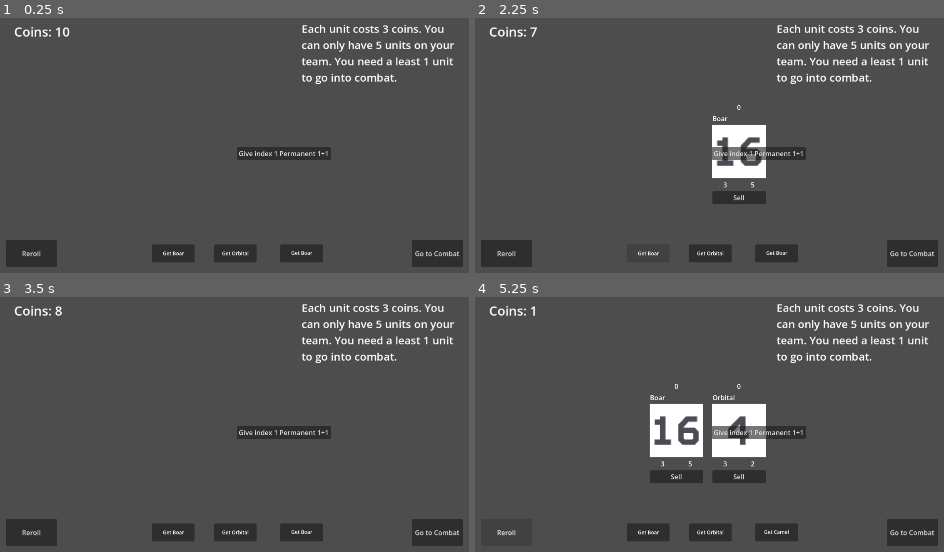
Above: before the commit, frames 1-4 (two rows, left to right).
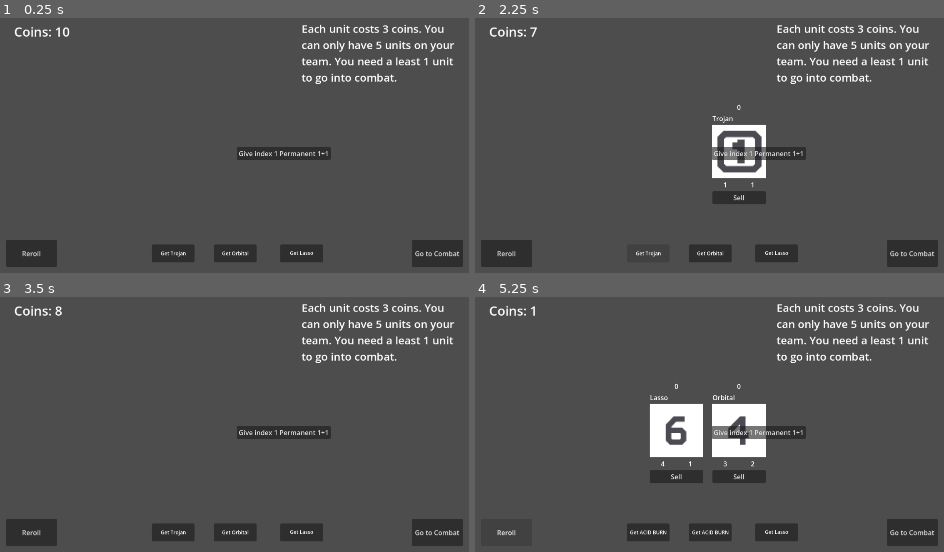
Above: after the commit, the same moments.

Repository: skeeeth/HACKER_AUTO_PETS
Game: Godot game, scene res://Scenes/ShopScene.tscn
The game is run twice, just before and just after one commit, with the same random seed, the same clock (stepped at 60 frames per second) and the same inputs. The engine's default icon, where the game draws it, is replaced by a stand-in: a white triangle on a blue panel in a dark square.
Inputs:
- Up to frame 1 (0.25 s): no input
- Up to frame 2 (2.25 s): click "Go to Combat" at 0.5 s; click "Go to Combat" at 1.25 s; click "Get Boar" (after the commit: "Get Trojan") at 2 s
- Up to frame 3 (3.5 s): click "Sell" at 2.75 s
- Up to frame 4 (5.25 s): click "Get Orbital" at 3.5 s; click "Get Boar" (after the commit: "Get Lasso") at 4.25 s; click "Reroll" at 5 s

The runs differ from the first frame. In frame 1, 0.1% of the frame differs, in the area x 34-67%, y 91-94%; in frame 2, 1.3%, in the area x 34-67%, y 38-94%; in frame 3, 0.1%; in frame 4, 1.1%.

Commit message:
Tier and encounter progression

Diff:
--- a/Resources/Boards/TestBoard.tres
+++ b/Resources/Boards/TestBoard.tres
@@ -1,6 +1,6 @@
 [gd_resource type="Resource" script_class="Encounter" format=3 uid="uid://bupqmhnxwyjrh"]
 
-[ext_resource type="Script" uid="uid://bxnwqdhbo0l71" path="res://Scripts/Encounter.gd" id="1_uovx0"]
+[ext_resource type="Script" uid="uid://bxnwqdhbo0l71" path="res://Scripts/Level Data/Encounter.gd" id="1_uovx0"]
 [ext_resource type="Script" uid="uid://6i4niaslfrq8" path="res://Resources/UnitData.gd" id="2_sach2"]
 [ext_resource type="Resource" uid="uid://d00wio1brnija" path="res://Resources/Units/Boar.tres" id="3_c1r72"]
 [ext_resource type="Resource" uid="uid://bbj7y5pt3gybn" path="res://Resources/Units/Elephant.tres" id="4_c1r72"]
@@ -8,5 +8,5 @@
 
 [resource]
 script = ExtResource("1_uovx0")
-unit_data = Array[ExtResource("2_sach2")]([ExtResource("3_c1r72"), ExtResource("4_c1r72"), ExtResource("4_grfxq"), ExtResource("4_grfxq")])
+unit_data = Array[ExtResource("2_sach2")]([ExtResource("3_c1r72"), ExtResource("4_c1r72"), ExtResource("4_grfxq")])
 metadata/_custom_type_script = "uid://bxnwqdhbo0l71"
--- /dev/null
+++ b/Resources/Units/Vitruvius.tres
@@ -0,0 +1,26 @@
+[gd_resource type="Resource" script_class="UnitData" format=3 uid="uid://c3i3rupd05c6"]
+
+[ext_resource type="Script" uid="uid://d6hrknb1lvds" path="res://Resources/effectData.gd" id="1_i2y3n"]
+[ext_resource type="Script" uid="uid://6i4niaslfrq8" path="res://Resources/UnitData.gd" id="1_ww8ef"]
+[ext_resource type="Texture2D" uid="uid://d04pyr2iaplbn" path="res://icon.svg" id="2_dl0gf"]
+[ext_resource type="Script" uid="uid://by520cy10c7wa" path="res://Resources/TargetData.gd" id="3_ondnm"]
+
+[sub_resource type="Resource" id="Resource_xcyyu"]
+script = ExtResource("3_ondnm")
+metadata/_custom_type_script = "uid://by520cy10c7wa"
+
+[sub_resource type="Resource" id="Resource_miyf5"]
+script = ExtResource("1_i2y3n")
+name = "Vitruvius"
+effect_description = "Combat Start -> Give Self 2/2"
+effect_type = 1
+magnitude = 2
+targets = Array[ExtResource("3_ondnm")]([SubResource("Resource_xcyyu")])
+metadata/_custom_type_script = "uid://d6hrknb1lvds"
+
+[resource]
+script = ExtResource("1_ww8ef")
+unit_name = "Vitruvius"
+health = 1
+effect = SubResource("Resource_miyf5")
+metadata/_custom_type_script = "uid://6i4niaslfrq8"
--- /dev/null
+++ b/Resources/Units/Worm.tres
@@ -0,0 +1,20 @@
+[gd_resource type="Resource" script_class="UnitData" format=3 uid="uid://0d0438nllpuv"]
+
+[ext_resource type="Script" uid="uid://d6hrknb1lvds" path="res://Resources/effectData.gd" id="1_8do4e"]
+[ext_resource type="Script" uid="uid://6i4niaslfrq8" path="res://Resources/UnitData.gd" id="1_r13tk"]
+[ext_resource type="Texture2D" uid="uid://d04pyr2iaplbn" path="res://icon.svg" id="2_kwi7f"]
+[ext_resource type="Script" uid="uid://by520cy10c7wa" path="res://Resources/TargetData.gd" id="3_bkjn4"]
+
+[sub_resource type="Resource" id="Resource_x4pr5"]
+script = ExtResource("1_8do4e")
+name = "Worm"
+trigger_state = 7
+metadata/_custom_type_script = "uid://d6hrknb1lvds"
+
+[resource]
+script = ExtResource("1_r13tk")
+unit_name = "Worm"
+attack = 1
+health = 4
+effect = SubResource("Resource_x4pr5")
+metadata/_custom_type_script = "uid://6i4niaslfrq8"
--- a/Resources/effectData.gd
+++ b/Resources/effectData.gd
@@ -5,7 +5,7 @@
 		HURT, B_ATTACK, A_ATTACK, TURN_END,
 		SHOP_START, SHOP_END, SUPER_TRIGGERED}
 
-enum EffectTypes {DAMAGE, GIVE, SUMMON, APPLY, SIGNAL, SHIFT}
+enum EffectTypes {DAMAGE, GIVE, SUMMON, APPLY, SIGNAL, SHIFT, STOCK}
 enum MagnitudeTypes {RAW, ATTACK, HEALTH, CUSTOM}
 #enum TargetCodes {S,O,A}
 
--- /dev/null
+++ b/Scenes/TierAndLevelData.tscn
@@ -0,0 +1,83 @@
+[gd_scene format=3 uid="uid://dvermrmix11go"]
+
+[ext_resource type="Script" uid="uid://ccdq7u2inimot" path="res://Scripts/Level Data/Gamestate.gd" id="1_n5s8k"]
+[ext_resource type="Script" uid="uid://dpyn25ocjuy1w" path="res://Scripts/Level Data/Tier.gd" id="2_mew4d"]
+[ext_resource type="Script" uid="uid://6i4niaslfrq8" path="res://Resources/UnitData.gd" id="3_gvkr2"]
+[ext_resource type="Resource" uid="uid://bn6ja3la48bd2" path="res://Resources/Units/Trojan.tres" id="4_mnf74"]
+[ext_resource type="Resource" uid="uid://0d0438nllpuv" path="res://Resources/Units/Worm.tres" id="5_2x0wx"]
+[ext_resource type="Resource" uid="uid://cfuqgesrsqstv" path="res://Resources/Units/Orbital.tres" id="5_gpyln"]
+[ext_resource type="Resource" uid="uid://c6oxu8so4paxj" path="res://Resources/Units/ACID_BURN.tres" id="6_2x0wx"]
+[ext_resource type="Resource" uid="uid://y0ok33p8i555" path="res://Resources/Units/Lasso.tres" id="7_e4neh"]
+[ext_resource type="Resource" uid="uid://cnfp86e7vp4op" path="res://Resources/Units/The Sickness.tres" id="9_qei4y"]
+[ext_resource type="Resource" uid="uid://bbj7y5pt3gybn" path="res://Resources/Units/Elephant.tres" id="10_vxcpi"]
+[ext_resource type="Resource" uid="uid://np24ybr71b2k" path="res://Resources/Units/Camel.tres" id="11_nwtii"]
+[ext_resource type="Resource" uid="uid://hf5uxrjba5ff" path="res://Resources/Units/Genesis Harmonic.tres" id="12_hy120"]
+[ext_resource type="Resource" uid="uid://bqqtbngaaucge" path="res://Resources/Units/Altar.tres" id="13_08tc8"]
+[ext_resource type="Resource" uid="uid://d00wio1brnija" path="res://Resources/Units/Boar.tres" id="14_ddkd5"]
+[ext_resource type="Resource" uid="uid://bdng0x32h0e84" path="res://Resources/Units/Swordfish.tres" id="15_mxa0m"]
+[ext_resource type="Script" uid="uid://bxnwqdhbo0l71" path="res://Scripts/Level Data/Encounter.gd" id="16_vxcpi"]
+[ext_resource type="Resource" uid="uid://b80416xpo266g" path="res://Resources/Effects/ElephantEffect.tres" id="17_08tc8"]
+[ext_resource type="Resource" uid="uid://mlo62bw7m14u" path="res://Resources/Effects/CamelEffect.tres" id="18_ddkd5"]
+[ext_resource type="Resource" uid="uid://c15k7vb7h11my" path="res://Resources/Effects/OrbitalEffect.tres" id="19_mxa0m"]
+
+[sub_resource type="Resource" id="Resource_fqv3h"]
+script = ExtResource("2_mew4d")
+units = Array[ExtResource("3_gvkr2")]([ExtResource("4_mnf74"), ExtResource("5_2x0wx"), ExtResource("5_gpyln"), ExtResource("6_2x0wx"), ExtResource("7_e4neh")])
+metadata/_custom_type_script = "uid://dpyn25ocjuy1w"
+
+[sub_resource type="Resource" id="Resource_aud3e"]
+script = ExtResource("2_mew4d")
+units = Array[ExtResource("3_gvkr2")]([ExtResource("9_qei4y"), ExtResource("10_vxcpi"), ExtResource("11_nwtii")])
+metadata/_custom_type_script = "uid://dpyn25ocjuy1w"
+
+[sub_resource type="Resource" id="Resource_xxyny"]
+script = ExtResource("2_mew4d")
+units = Array[ExtResource("3_gvkr2")]([ExtResource("12_hy120"), ExtResource("13_08tc8"), ExtResource("14_ddkd5"), ExtResource("15_mxa0m")])
+metadata/_custom_type_script = "uid://dpyn25ocjuy1w"
+
+[sub_resource type="Resource" id="Resource_nwtii"]
+script = ExtResource("16_vxcpi")
+unit_data = Array[ExtResource("3_gvkr2")]([ExtResource("5_2x0wx"), ExtResource("4_mnf74")])
+metadata/_custom_type_script = "uid://bxnwqdhbo0l71"
+
+[sub_resource type="Resource" id="Resource_08tc8"]
+script = ExtResource("16_vxcpi")
+unit_data = Array[ExtResource("3_gvkr2")]([ExtResource("10_vxcpi"), ExtResource("6_2x0wx")])
+metadata/_custom_type_script = "uid://bxnwqdhbo0l71"
+
+[sub_resource type="Resource" id="Resource_6f83a"]
+resource_local_to_scene = true
+script = ExtResource("3_gvkr2")
+unit_name = "Elephant"
+attack = 3
+health = 6
+effect = ExtResource("17_08tc8")
+metadata/_custom_type_script = "uid://6i4niaslfrq8"
+
+[sub_resource type="Resource" id="Resource_1sr8e"]
+resource_local_to_scene = true
+script = ExtResource("3_gvkr2")
+unit_name = "Camel"
+attack = 4
+health = 4
+effect = ExtResource("18_ddkd5")
+metadata/_custom_type_script = "uid://6i4niaslfrq8"
+
+[sub_resource type="Resource" id="Resource_cucxj"]
+resource_local_to_scene = true
+script = ExtResource("3_gvkr2")
+unit_name = "Orbital"
+attack = 4
+health = 3
+effect = ExtResource("19_mxa0m")
+metadata/_custom_type_script = "uid://6i4niaslfrq8"
+
+[sub_resource type="Resource" id="Resource_53y5s"]
+script = ExtResource("16_vxcpi")
+unit_data = Array[ExtResource("3_gvkr2")]([SubResource("Resource_6f83a"), SubResource("Resource_1sr8e"), SubResource("Resource_cucxj")])
+metadata/_custom_type_script = "uid://bxnwqdhbo0l71"
+
+[node name="Node" type="Node" unique_id=239818472]
+script = ExtResource("1_n5s8k")
+tiers = Array[ExtResource("2_mew4d")]([SubResource("Resource_fqv3h"), SubResource("Resource_aud3e"), SubResource("Resource_xxyny")])
+encounter_sequence = Array[ExtResource("16_vxcpi")]([SubResource("Resource_nwtii"), SubResource("Resource_08tc8"), SubResource("Resource_53y5s")])
--- a/Scripts/Encounter.gd
+++ b/Scripts/Level Data/Encounter.gd
@@ -2,3 +2,4 @@
 class_name Encounter
 
 @export var unit_data:Array[UnitData]
+@export var turn:int = 0
--- /dev/null
+++ b/Scripts/Level Data/Gamestate.gd
@@ -0,0 +1,31 @@
+extends Node
+
+var purchaseable_units:Array[UnitData]
+var turn:int = 0
+var turn_cadence = 2
+var lives:int = 4
+
+var tier:int = -1
+@export var tiers:Array[TierData]
+@export var encounter_sequence:Array[Encounter]
+
+func _ready() -> void:
+	increase_tier()
+
+func increase_tier():
+	if tier < tiers.size()-1:
+		tier += 1
+		for ud in tiers[tier].units:
+			purchaseable_units.append(ud)
+
+func lose_life():
+	lives -= 1
+
+func end_turn():
+	turn += 1
+	if turn % turn_cadence == 0:
+		increase_tier()
+
+func get_turn_encounter() -> Encounter:
+	var read_turn = clamp(turn,0,encounter_sequence.size()-1)
+	return encounter_sequence[read_turn]
--- /dev/null
+++ b/Scripts/Level Data/Tier.gd
@@ -0,0 +1,5 @@
+extends Resource
+
+class_name TierData
+
+@export var units: Array[UnitData]
--- a/Scripts/combat_sim.gd
+++ b/Scripts/combat_sim.gd
@@ -42,6 +42,7 @@
 
 func _ready() -> void:
 	#next_scene_button_node.visible = false
+	encounter = Gamestate.get_turn_encounter()
 	enemy_unit_data = encounter.unit_data
 	# should load from shop phase/encounter list but export works
 	for d in PlayerUnitsContainer.ally_unit_list:
@@ -167,6 +168,7 @@
 		#maybe change this logic a bit to diff Win/Loss/Draw
 		if player_queue.size() == 0 and enemy_queue.size() != 0:
 			enemy_won = true
+			Gamestate.lose_life()
 			end_combat()
 		elif player_queue.size() != 0 and enemy_queue.size() == 0:
 			player_won = true
@@ -184,5 +186,6 @@
 ## This function shows the button to move to the shop scene.
 func end_combat():
 	combat_over = true
+	Gamestate.end_turn()
 	next_scene_button_node.visible = true
 	print("Combat Over")
--- a/Scripts/shop_scene.gd
+++ b/Scripts/shop_scene.gd
@@ -26,7 +26,10 @@
 	if PlayerUnitsContainer.ally_unit_list.size() != 0:
 		_add_all_to_stack()
 
+	purchasable_units.clear()
+	purchasable_units = Gamestate.purchaseable_units
 	_set_buttons()
+
 	effect_manager.shop_entered.emit()
 	effect_manager.resolve_effects()
 
@@ -106,6 +109,7 @@
 		_set_buttons()
 
 func _set_buttons() -> void:
+
 	for button in purchase_buttons:
 		var random_unit_num : int = randi_range(0, purchasable_units.size() - 1)
 		button.add_unit_to_button(purchasable_units[random_unit_num])
--- a/project.godot
+++ b/project.godot
@@ -18,6 +18,7 @@
 [autoload]
 
 PlayerUnitsContainer="*uid://cg035k5ginn54"
+Gamestate="*uid://dvermrmix11go"
 
 [display]
 
Renamed: Scripts/Encounter.gd.uid -> Scripts/Level Data/Encounter.gd.uid
Not shown, added: Scripts/Level Data/Gamestate.gd.uid
Not shown, added: Scripts/Level Data/Tier.gd.uid
